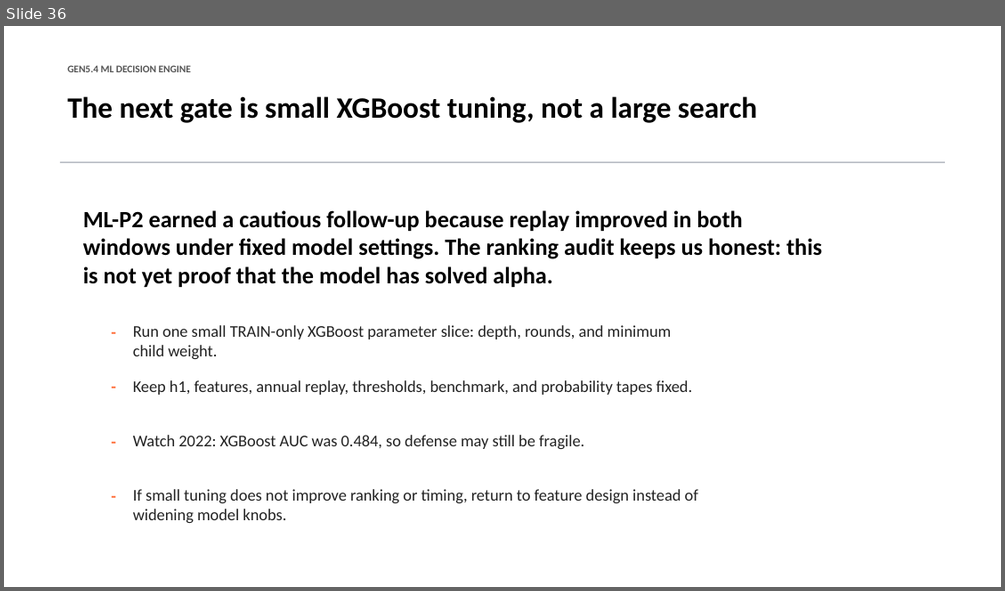
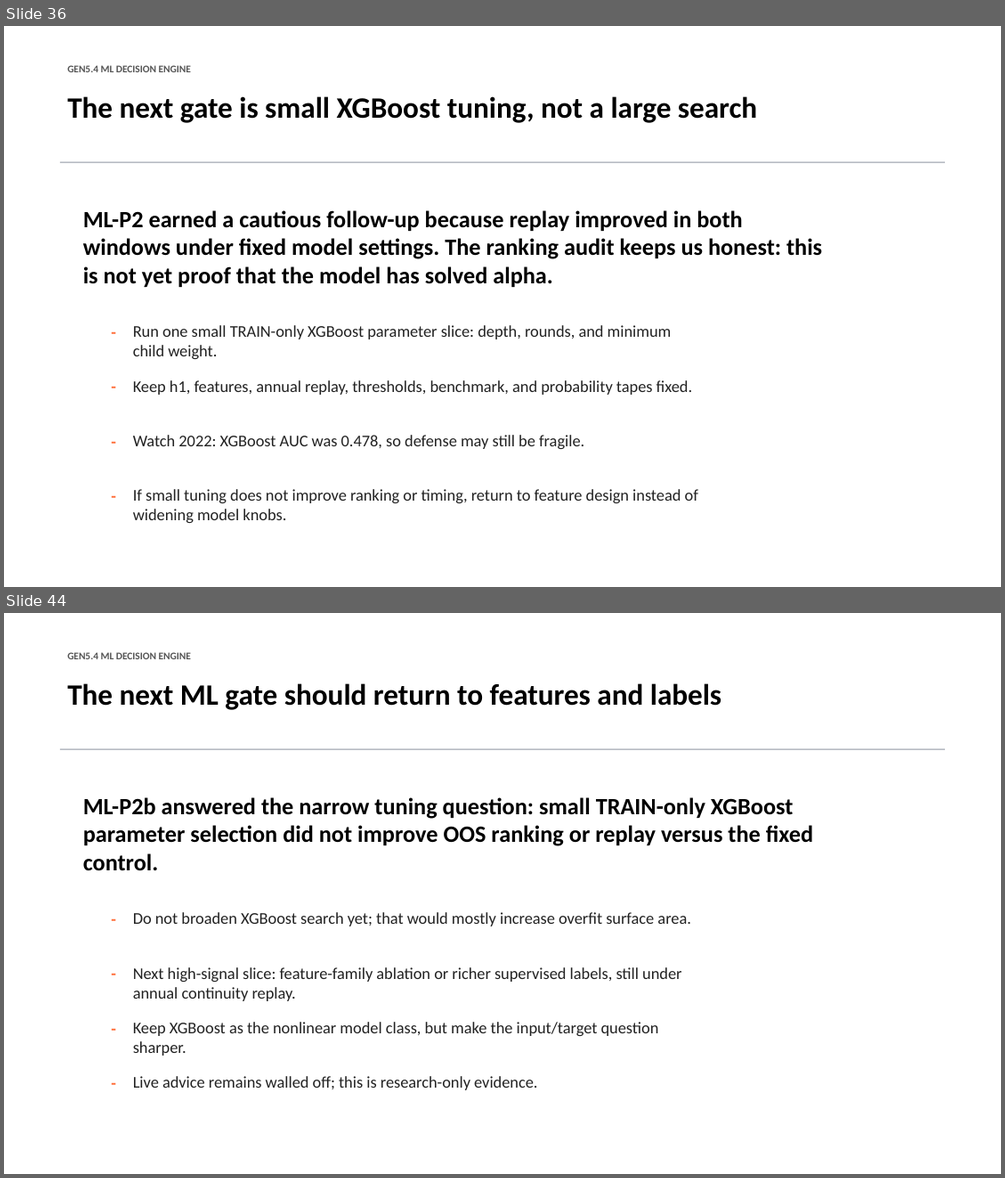
Before and after one commit to Francisc0Franc0/Time-Series-Modeling-Gen5, a slide deck: presentations/gen5_4_ml_decision_engine_incremental_build.pptx. Shown one above the other, each under a label of ours: slide 36 before the commit, slides 36 and 44 after it; the slides between them are not shown. The pictures are 1005x591 and 1005x1178 pixels, drawn with LibreOffice and Linux fonts; fonts in the diff are those of the drawing. Boxes give left, top, right and bottom in pixels: in the first picture for what was removed or moved away, otherwise in the second. Text is boxed around its words. In the diff, an @@ line names an element or a change of style, - is before the commit and + after.

Commit message:
Add Gen5.4 XGBoost parameter diagnostic

```diff
--- a/presentations/gen5_4_ml_decision_engine_incremental_build.pptx
+++ b/presentations/gen5_4_ml_decision_engine_incremental_build.pptx
@@ slide 44 added at <box>4,613,1001,1174</box>, background #FFFFFF @@
@@ text added at <box>67,652,191,659</box>, 9.8 pt, text #555555, bold @@
+GEN5.4 ML DECISION ENGINE
@@ text added at <box>67,683,721,710</box>, 28.5 pt, text #000000, bold @@
+The next ML gate should return to features and labels
@@ rectangle added at <box>60,748,945,750</box>, fill #B8BCC4 @@
@@ text added at <box>83,797,813,871</box>, 22.5 pt, text #000000, bold @@
+ML-P2b answered the narrow tuning question: small TRAIN-only XGBoost parameter selection did not improve OOS ranking or replay versus the fixed control.
@@ text added at <box>104,906,119,925</box>, 15.8 pt, text #FF6B35, bold @@
+-
@@ text added at <box>133,912,690,926</box>, 15.8 pt, text #222222 @@
+Do not broaden XGBoost search yet; that would mostly increase overfit surface area.
@@ text added at <box>104,960,119,981</box>, 15.8 pt, text #FF6B35, bold @@
+-
@@ text added at <box>133,967,681,1001</box>, 15.8 pt, text #222222 @@
+Next high-signal slice: feature-family ablation or richer supervised labels, still under annual continuity replay.
@@ text added at <box>104,1013,119,1034</box>, 15.8 pt, text #FF6B35, bold @@
+-
@@ text added at <box>133,1022,659,1055</box>, 15.8 pt, text #222222 @@
+Keep XGBoost as the nonlinear model class, but make the input/target question sharper.
@@ text added at <box>104,1069,119,1088</box>, 15.8 pt, text #FF6B35, bold @@
+-
@@ text added at <box>133,1076,537,1090</box>, 15.8 pt, text #222222 @@
+Live advice remains walled off; this is research-only evidence.
@@ slide 36 changed as well @@
@@ text at <box>133,435,584,449</box>: text changed @@
-Watch 2022: XGBoost AUC was 0.484, so defense may still be fragile.
+Watch 2022: XGBoost AUC was 0.478, so defense may still be fragile.
```
Also in this commit, not shown: 4 other slides changed, 7 other slides added, 6 other files.
